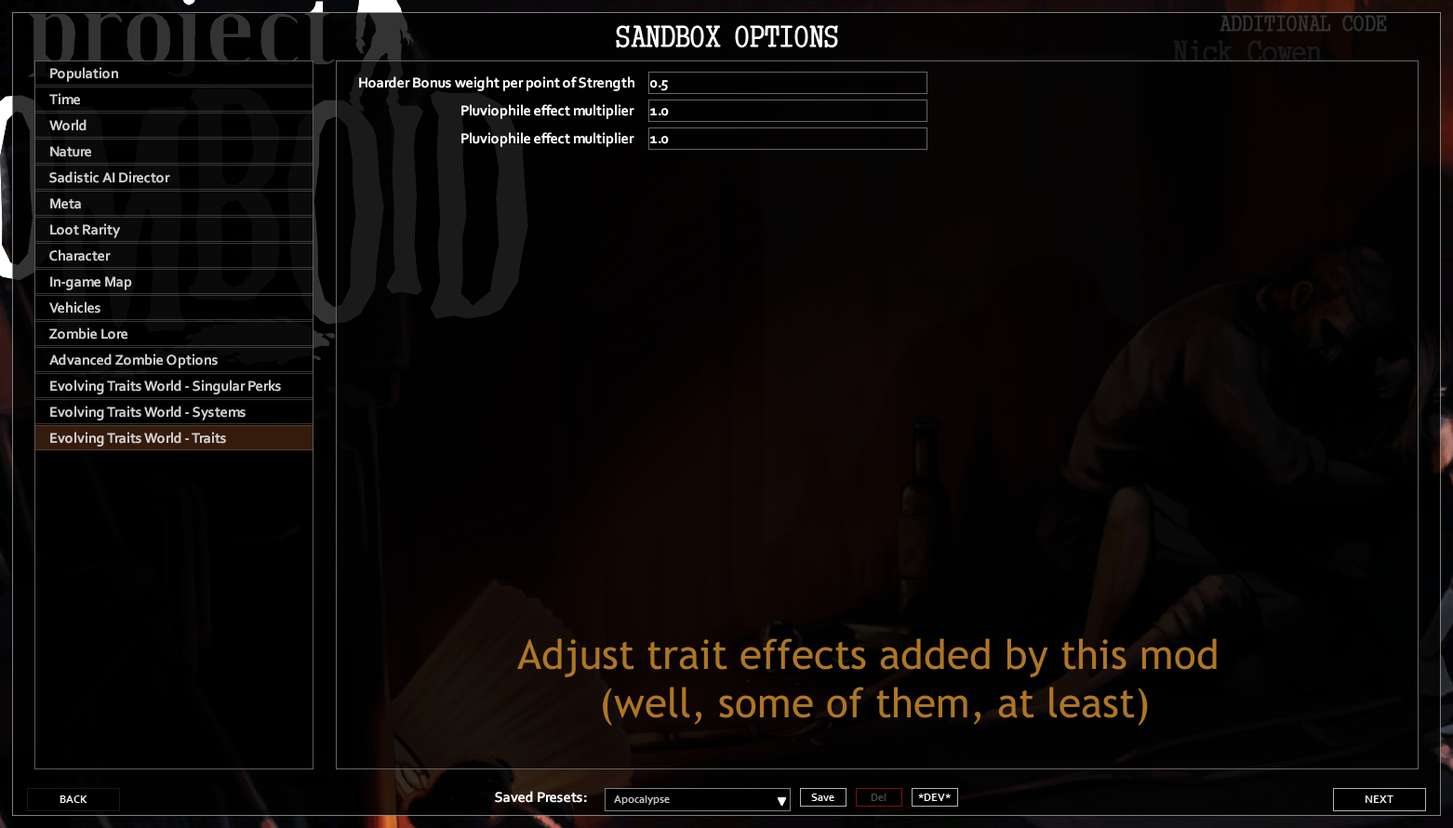
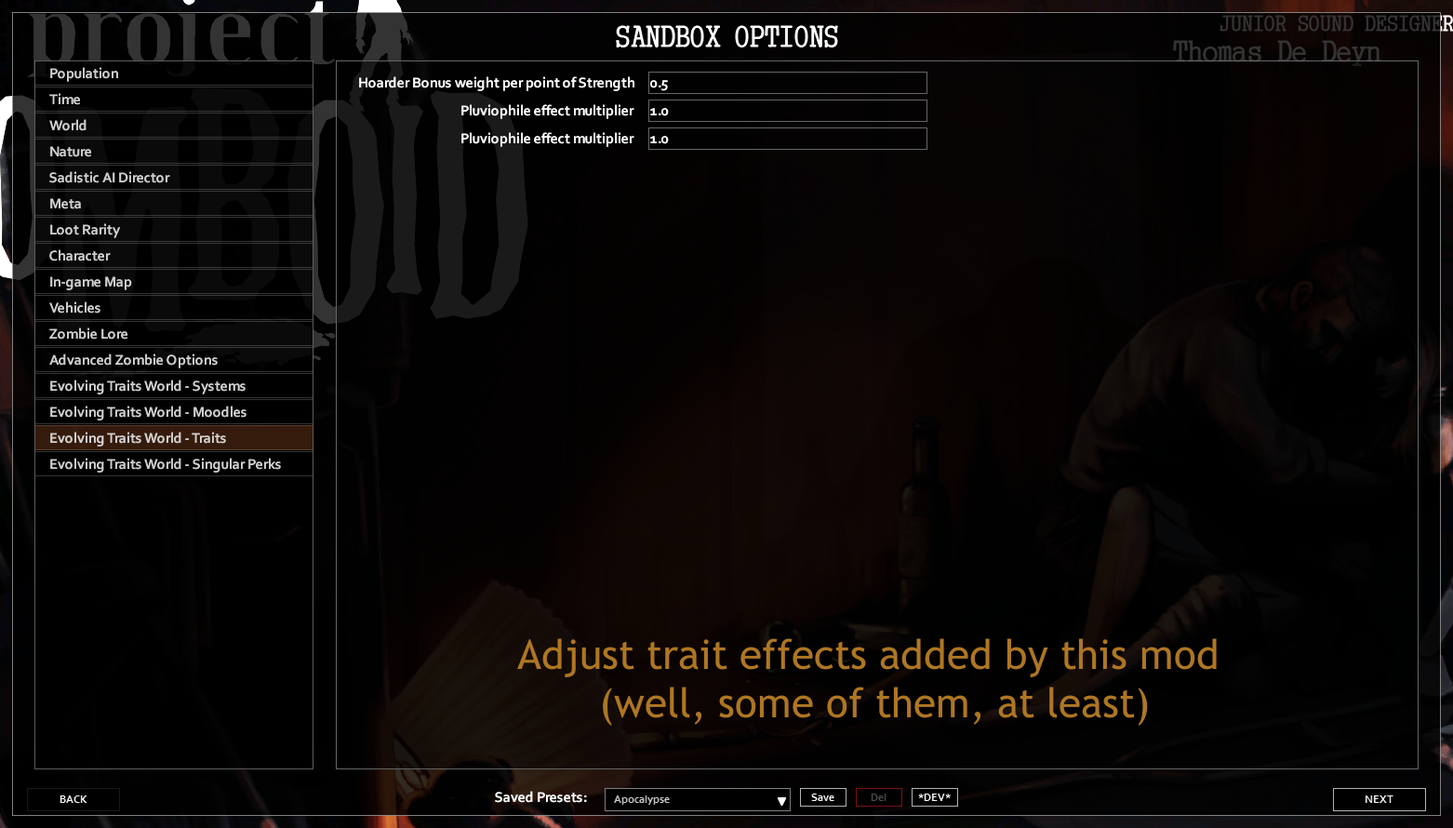
Comparing the layer stacks of the two w=1453, h=828 images. Changes:
renamed "ProjectZomboid64_sUzkDzOv0i.png" to "ProjectZomboid64_ZUolrmHNrn.png", painted on it over [35, 14, 1453, 477]
